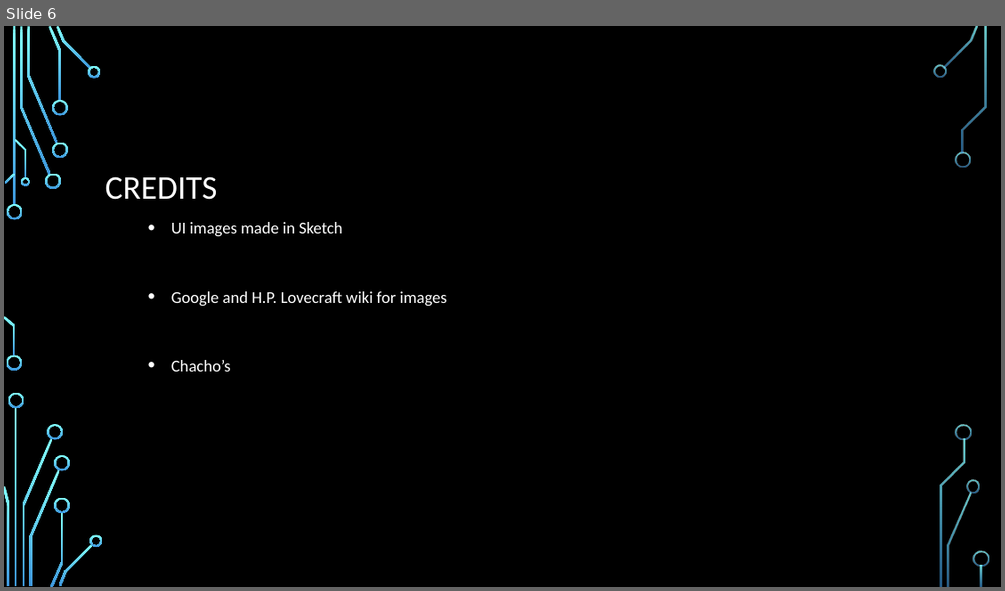
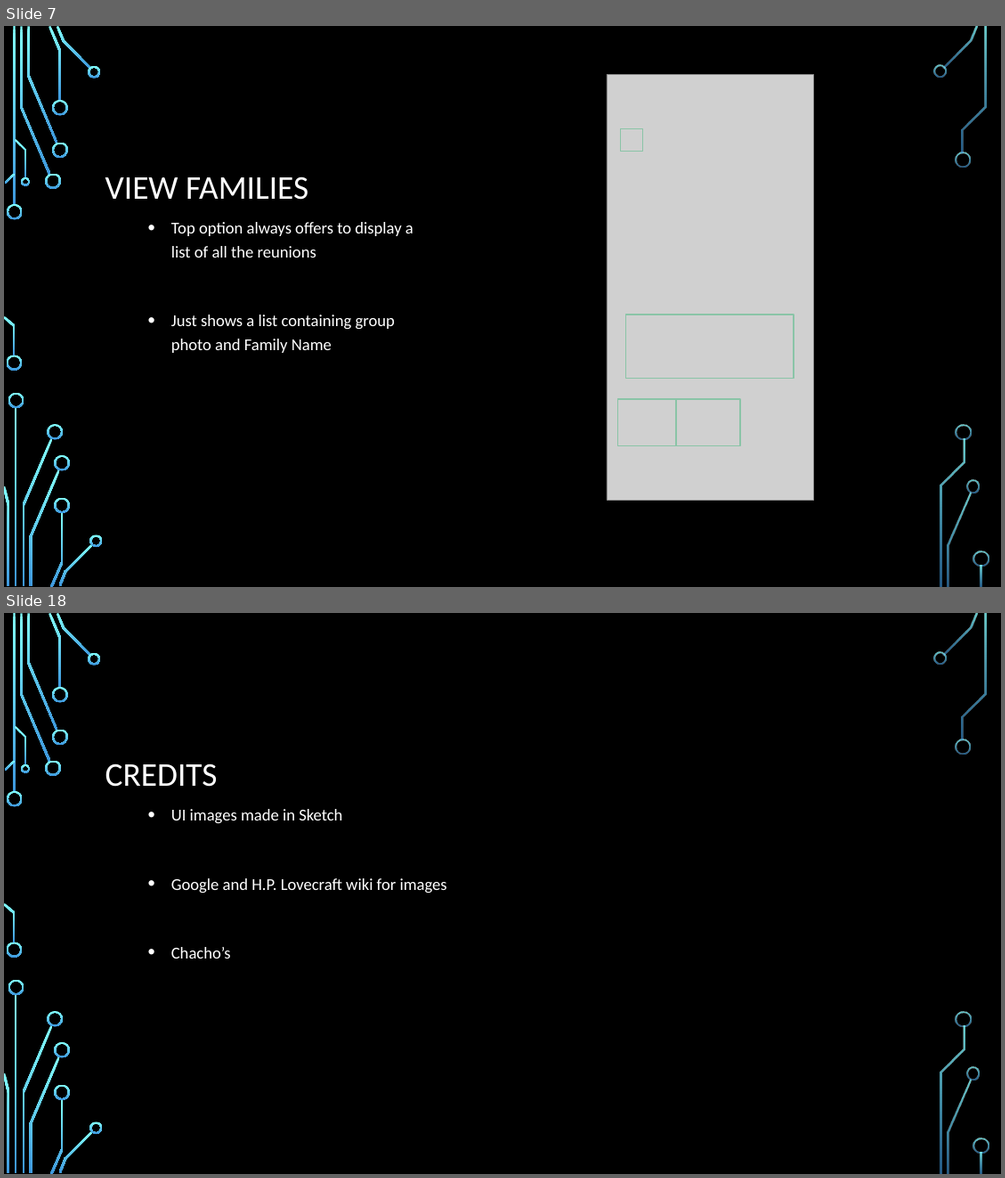
Before and after one commit to shitwolfymakes/CS-3773-Software-Engineering, a slide deck: Reunions App.pptx. Shown one above the other, each under a label of ours: slide 6 before the commit, slides 7 and 18 after it; the slides between them are not shown. The pictures are 1005x591 and 1005x1178 pixels, drawn with LibreOffice and Linux fonts; fonts in the diff are those of the drawing; grey boxes stand for pictures; background and template pictures are left out. Boxes give left, top, right and bottom in pixels: in the first picture for what was removed or moved away, otherwise in the second. Text is boxed around its words. In the diff, an @@ line names an element or a change of style, - is before the commit and + after.

```diff
--- a/Reunions App.pptx
+++ b/Reunions App.pptx
@@ slide 7 added at [4, 26, 1001, 587], background picture (left out); not listed: 36 template elements that a slide beside it also shows @@
@@ picture added at [607, 75, 813, 500] @@
@@ action button blank added at [621, 129, 643, 151], outline #8AC4A7 1.25 pt @@
@@ title added at [105, 176, 308, 200], 32 pt, text #FFFFFF @@
+VIEW FAMILIES
@@ text added at [171, 222, 413, 353], 16 pt, text #FFFFFF @@
+• Top option always offers to display a list of all the reunions
+• Just shows a list containing group photo and Family Name
@@ action button blank added at [626, 314, 793, 378], outline #8AC4A7 1.25 pt @@
@@ action button blank added at [618, 399, 676, 445], outline #8AC4A7 1.25 pt @@
@@ action button blank added at [676, 399, 741, 445], outline #8AC4A7 1.25 pt @@
@@ what was slide 6 is now slide 18 @@
```
Also in this commit, not shown: 5 slides changed, 11 other slides added.
